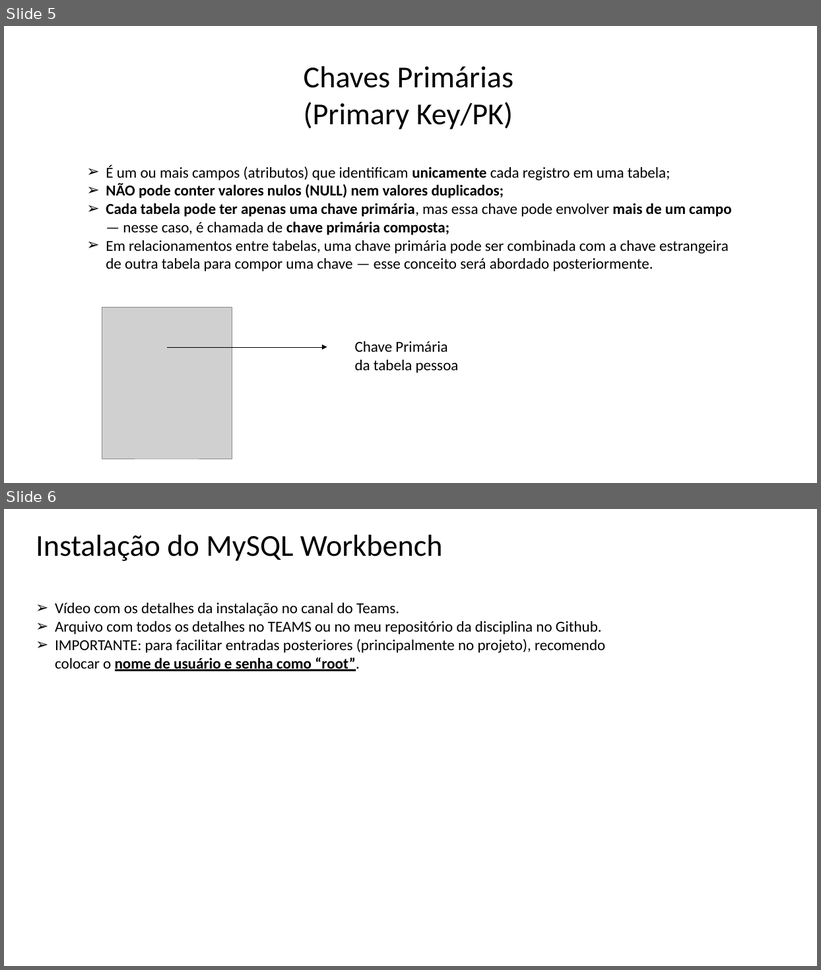
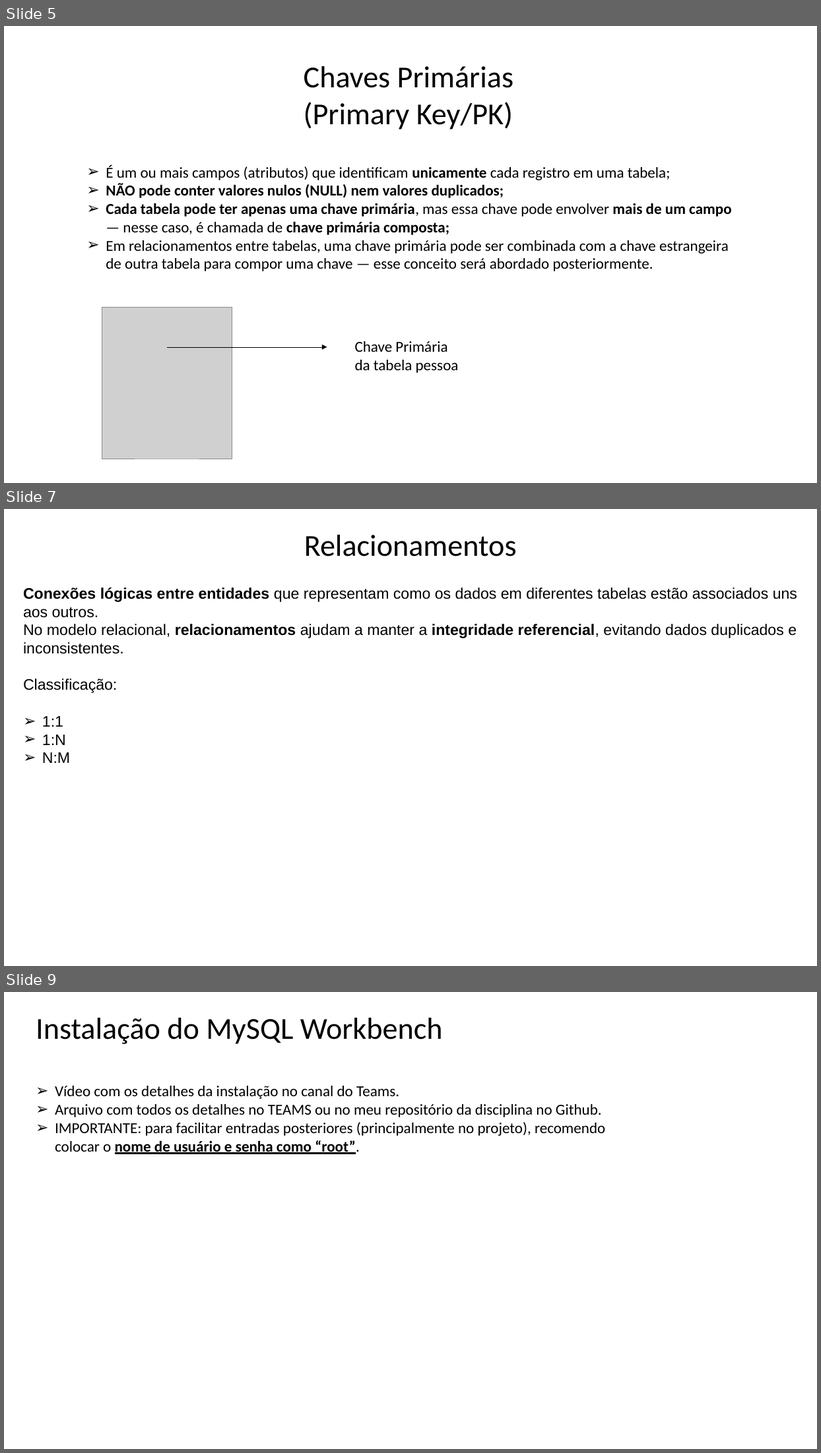
Before and after one commit to Felipe-Tagawa/C07-Monitoria, a slide deck: Aula 2/IntroduçãoBD.pptx. Shown one above the other, each under a label of ours: slides 5 and 6 before the commit, slides 5, 7 and 9 after it; the slides between them are not shown. The pictures are 821x970 and 821x1453 pixels, drawn with LibreOffice and Linux fonts; fonts in the diff are those of the drawing; grey boxes stand for pictures; background and template pictures are left out. Boxes give left, top, right and bottom in pixels: in the first picture for what was removed or moved away, otherwise in the second. Text is boxed around its words. In the diff, an @@ line names an element or a change of style, - is before the commit and + after.

```diff
--- a/Aula 2/IntroduçãoBD.pptx
+++ b/Aula 2/IntroduçãoBD.pptx
@@ slide 7 added at [4, 509, 817, 966], background picture (left out) @@
@@ text added at [304, 535, 517, 557], 36 pt, text #000000 @@
+Relacionamentos
@@ text added at [23, 588, 797, 763], 18 pt, text #000000 @@
+Conexões lógicas entre entidades que representam como os dados em diferentes tabelas estão associados uns aos outros.
+No modelo relacional, relacionamentos ajudam a manter a integridade referencial, evitando dados duplicados e inconsistentes.
+Classificação:
+➢ 1:1
+➢ 1:N
+➢ N:M
@@ what was slide 6 is now slide 9 @@
```
Also in this commit, not shown: 2 other slides added, 1 other file.
